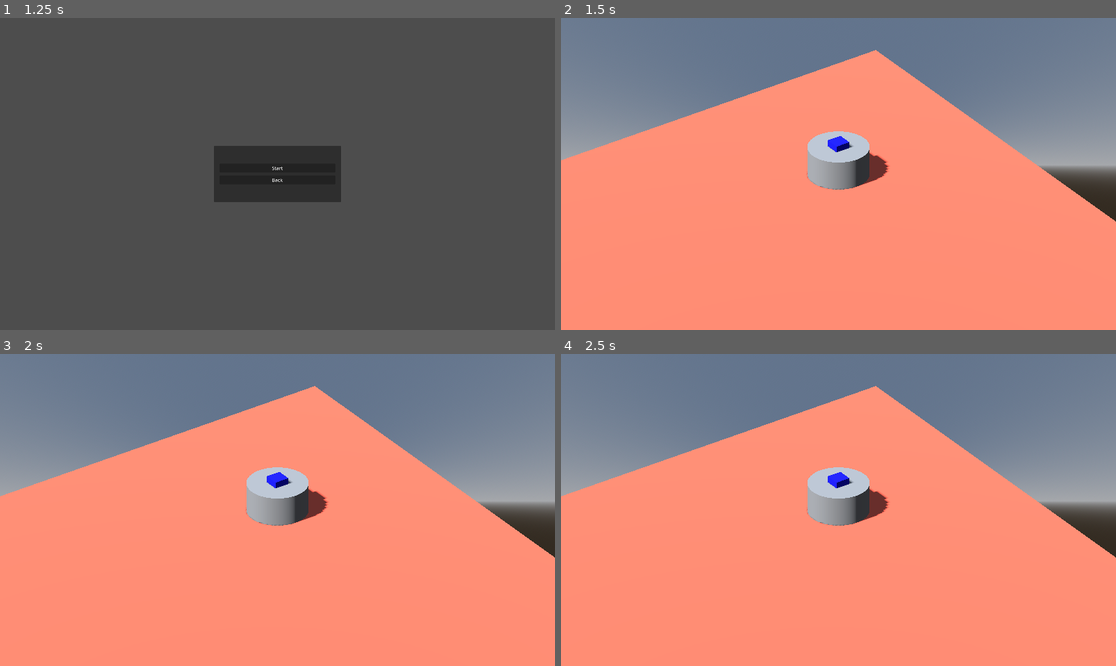
Above: before the commit, frames 1-4 (two rows, left to right).
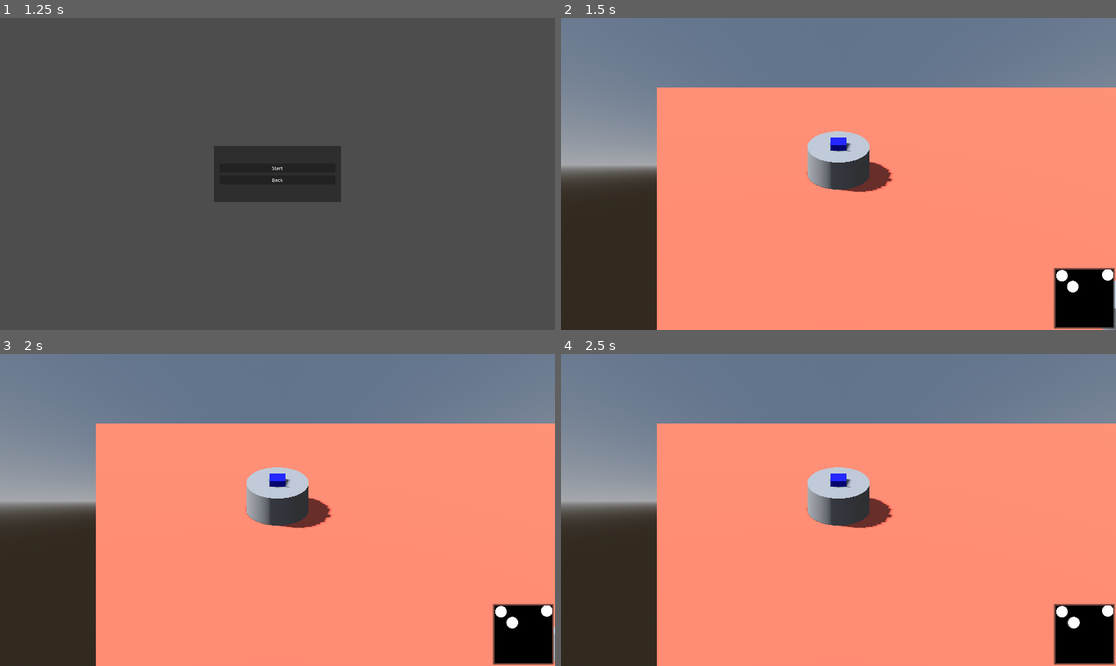
Above: after the commit, the same moments.

Repository: natelindev/command-horizon
Game: Godot game, scene res://source/Main.tscn
Same seed, same stepped clock (60 frames per second), same inputs: the game is played once before the commit and once after it.
Inputs (mouse positions are in pixels of both pictures, inside the frame that each line leads up to):
- Up to frame 1 (1.25 s): click "Play" at 0.5 s
- Up to frame 2 (1.5 s): click "Start" at 1.25 s
- Up to frame 3 (2 s): no input
- Up to frame 4 (2.5 s): tap Enter at 2 s; move the mouse to (960, 494) at 2.02 s; click (960, 494) at 2.17 s

Frame 1 is identical in both runs. In frame 2, 24% of the frame differs, in the area x 0-100%, y 10-100%; in frame 3, 24%; in frame 4, 24%.

Commit message:
Add simple minimap

Diff:
--- a/source/match/Match.tscn
+++ b/source/match/Match.tscn
@@ -59,7 +59,7 @@
 shader = ExtResource("6_bxic7")
 shader_parameter/color = Color(0, 0, 0, 1)
 shader_parameter/texture_units_per_world_unit = null
-shader_parameter/debug_texture_view = true
+shader_parameter/debug_texture_view = false
 shader_parameter/world_visibility_texture = SubResource("ViewportTexture_rm132")
 
 [sub_resource type="QuadMesh" id="QuadMesh_xttrh"]
@@ -71,17 +71,16 @@
 settings = SubResource("Resource_frabv")
 
 [node name="IsometricCamera3D" type="Camera3D" parent="."]
-transform = Transform3D(0.573577, -0.409576, 0.709407, 0, 0.866025, 0.5, -0.819152, -0.286788, 0.496732, 55.635, 9.163, 54.016)
+transform = Transform3D(1, 0, 0, 0, 0.866025, 0.5, 0, -0.5, 0.866025, 49.5996, 12.4465, 65.9216)
 projection = 1
 current = true
 size = 20.0
 script = ExtResource("1_qb2ry")
 size_max = 60
 bounding_planes = [Plane(1, 0, 0, 0), Plane(-1, 0, 0, -100), Plane(0, 0, 1, 0), Plane(0, 0, -1, -100)]
-default_y_rotation_degrees = 55.0
 
 [node name="DirectionalLight3D" type="DirectionalLight3D" parent="."]
-transform = Transform3D(1, 0, 0, 0, 0.621449, 0.783455, 0, -0.783455, 0.621449, 0, 38.7614, 0)
+transform = Transform3D(-0.226651, 0.763299, -0.604983, 0, 0.621148, 0.783694, 0.973976, 0.177625, -0.140784, 0, 38.7614, 0)
 shadow_enabled = true
 shadow_blur = 0.06
 directional_shadow_mode = 1
@@ -189,3 +188,35 @@
 cast_shadow = 0
 extra_cull_margin = 16384.0
 mesh = SubResource("QuadMesh_xttrh")
+
+[node name="HUD" type="CanvasLayer" parent="."]
+
+[node name="MarginContainer" type="MarginContainer" parent="HUD"]
+anchors_preset = 3
+anchor_left = 1.0
+anchor_top = 1.0
+anchor_right = 1.0
+anchor_bottom = 1.0
+offset_left = -40.0
+offset_top = -40.0
+grow_horizontal = 0
+grow_vertical = 0
+theme_override_constants/margin_right = 5
+theme_override_constants/margin_bottom = 5
+
+[node name="Minimap" type="PanelContainer" parent="HUD/MarginContainer"]
+layout_mode = 2
+
+[node name="MarginContainer" type="MarginContainer" parent="HUD/MarginContainer/Minimap"]
+layout_mode = 2
+theme_override_constants/margin_left = 5
+theme_override_constants/margin_top = 5
+theme_override_constants/margin_right = 5
+theme_override_constants/margin_bottom = 5
+
+[node name="TextureRect" type="TextureRect" parent="HUD/MarginContainer/Minimap/MarginContainer"]
+custom_minimum_size = Vector2(200, 200)
+layout_mode = 2
+texture = SubResource("ViewportTexture_rm132")
+ignore_texture_size = true
+stretch_mode = 5
